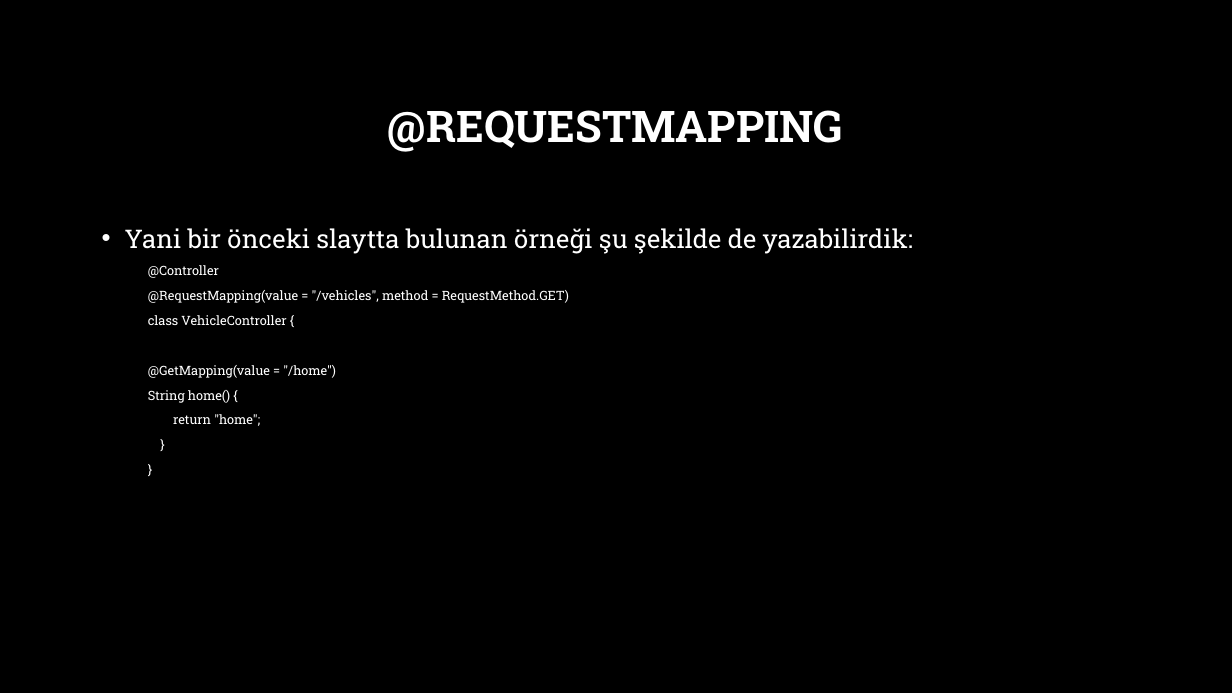
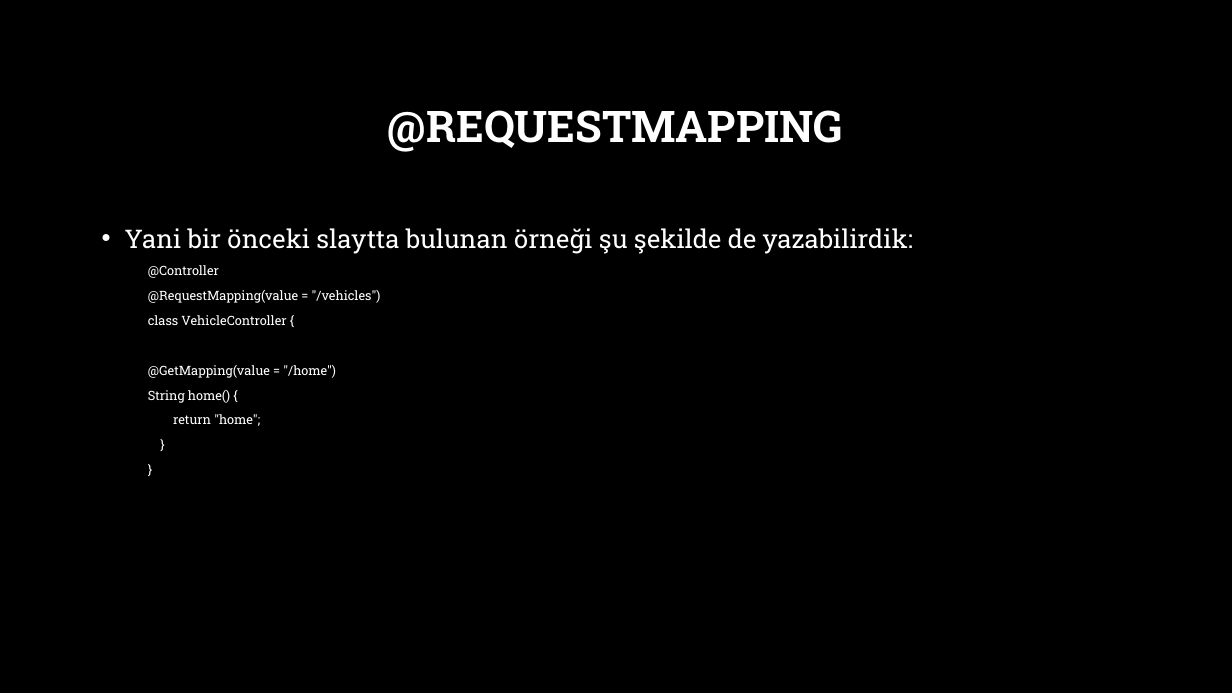
Before and after one commit to burakduman-bilgeadam/sunum, a slide deck: slide 5 of Spring/6-spring-web-mapping.pptx. Drawn at 1232x693 pixels with LibreOffice and Linux fonts; fonts in the diff are those of the drawing; background and template pictures are left out. Boxes give left, top, right and bottom in pixels: in the first picture for what was removed or moved away, otherwise in the second. Text is boxed around its words. In the diff, an @@ line names an element or a change of style, - is before the commit and + after.

```diff
--- a/Spring/6-spring-web-mapping.pptx
+++ b/Spring/6-spring-web-mapping.pptx
@@ text at bbox=[148, 290, 381, 303]: text changed @@
-  @RequestMapping(value = "/vehicles", method = RequestMethod.GET)
+  @RequestMapping(value = "/vehicles")
```
Also in this commit, not shown: 6 other slides changed, 1 other file.
